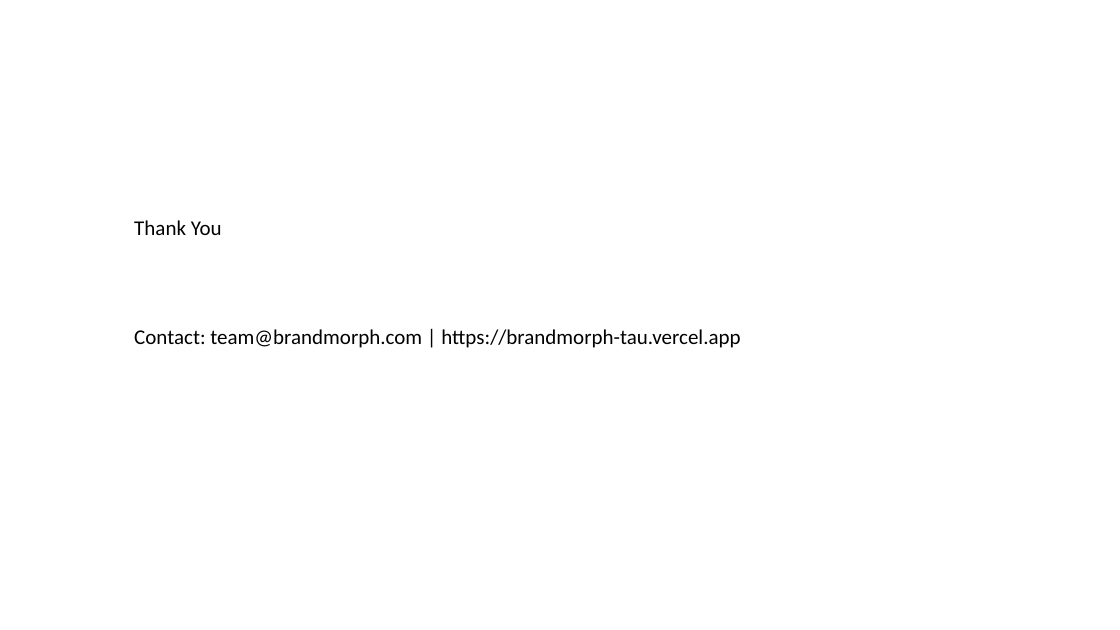
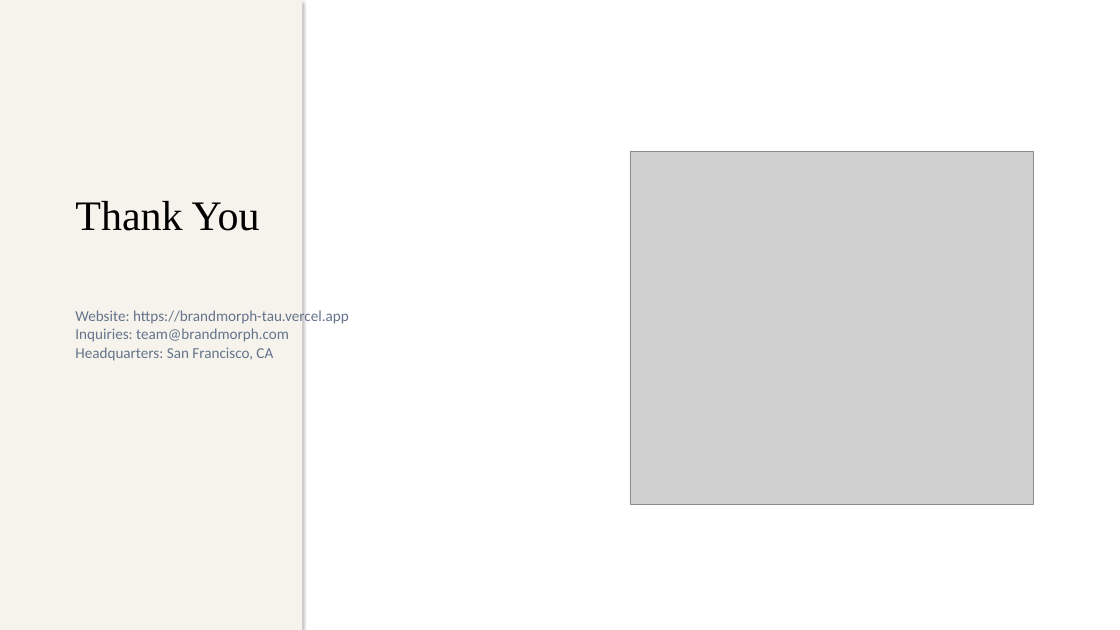
Before and after one commit to AkshayJohn03/ChangeMy_powerpoint, a slide deck: slide 12 of backend/samples/sample_12slide_archetypes.pptx. Drawn at 1120x630 pixels with LibreOffice and Linux fonts; fonts in the diff are those of the drawing; grey boxes stand for pictures. Boxes give left, top, right and bottom in pixels: in the first picture for what was removed or moved away, otherwise in the second. Text is boxed around its words. In the diff, an @@ line names an element or a change of style, - is before the commit and + after.

Commit message:
feat: real SlideGNN onnx/safetensors models, true raw template layout rendering, and rich visual sample deck

```diff
--- a/backend/samples/sample_12slide_archetypes.pptx
+++ b/backend/samples/sample_12slide_archetypes.pptx
@@ rectangle added at box(0, 0, 302, 630), fill #F6F3ED @@
@@ picture added at box(630, 151, 1033, 504) @@
@@ text "Thank You": place and size @@
-text "Thank You" at box(134, 220, 222, 235)
+text "Thank You" at box(75, 201, 260, 231)
@@ text "Thank You" at box(75, 201, 260, 231): size 18 to 36 pt, font Calibri to Times New Roman @@
@@ text at box(75, 308, 349, 361): text changed; size 18 to 13 pt; text colour #000000 to #64748B @@
-Contact: team@brandmorph.com | https://brandmorph-tau.vercel.app
+Website: https://brandmorph-tau.vercel.app
+Inquiries: team@brandmorph.com
+Headquarters: San Francisco, CA
```
Also in this commit, not shown: 4 other slides changed, 7 slides added, 7 slides removed, 11 other files.
